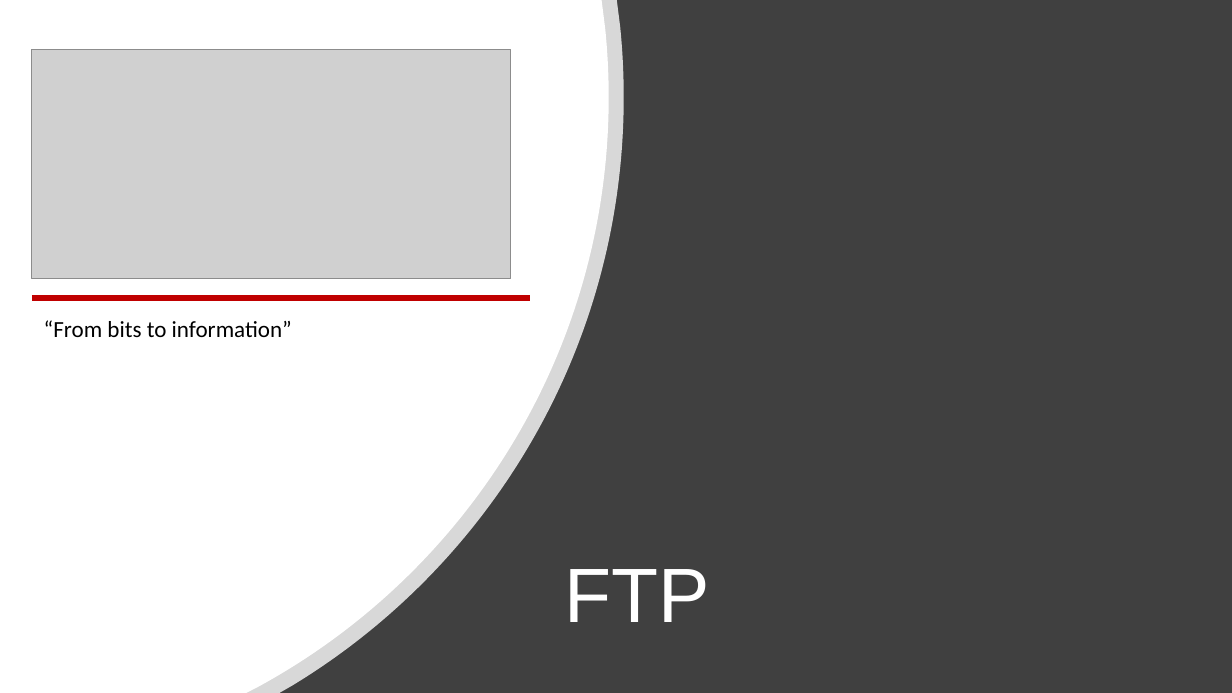
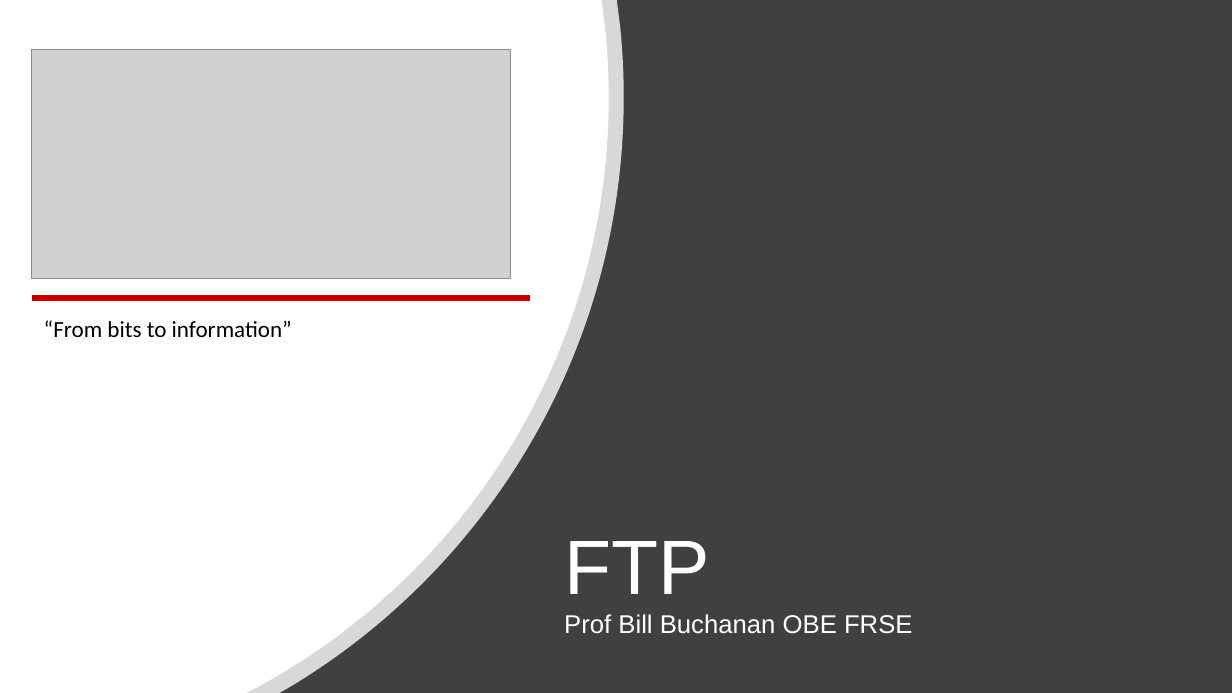
Before and after one commit to billbuchanan/csn09112, a slide deck: slide 14 of week08_network_forensics/lecture/unit10_networks.pptx (slide 13 before the commit). Drawn at 1232x693 pixels with LibreOffice and Linux fonts; fonts in the diff are those of the drawing; grey boxes stand for pictures. Boxes give left, top, right and bottom in pixels: in the first picture for what was removed or moved away, otherwise in the second. Text is boxed around its words. In the diff, an @@ line names an element or a change of style, - is before the commit and + after.

```diff
--- a/week08_network_forensics/lecture/unit10_networks.pptx
+++ b/week08_network_forensics/lecture/unit10_networks.pptx
@@ title at [564, 541, 912, 634]: text changed; size 60 to 20 pt @@
-FTP
+FTP
+Prof Bill Buchanan OBE FRSE
```
Also in this commit, not shown: 11 other slides changed, 1 slide added, 2 other files.
